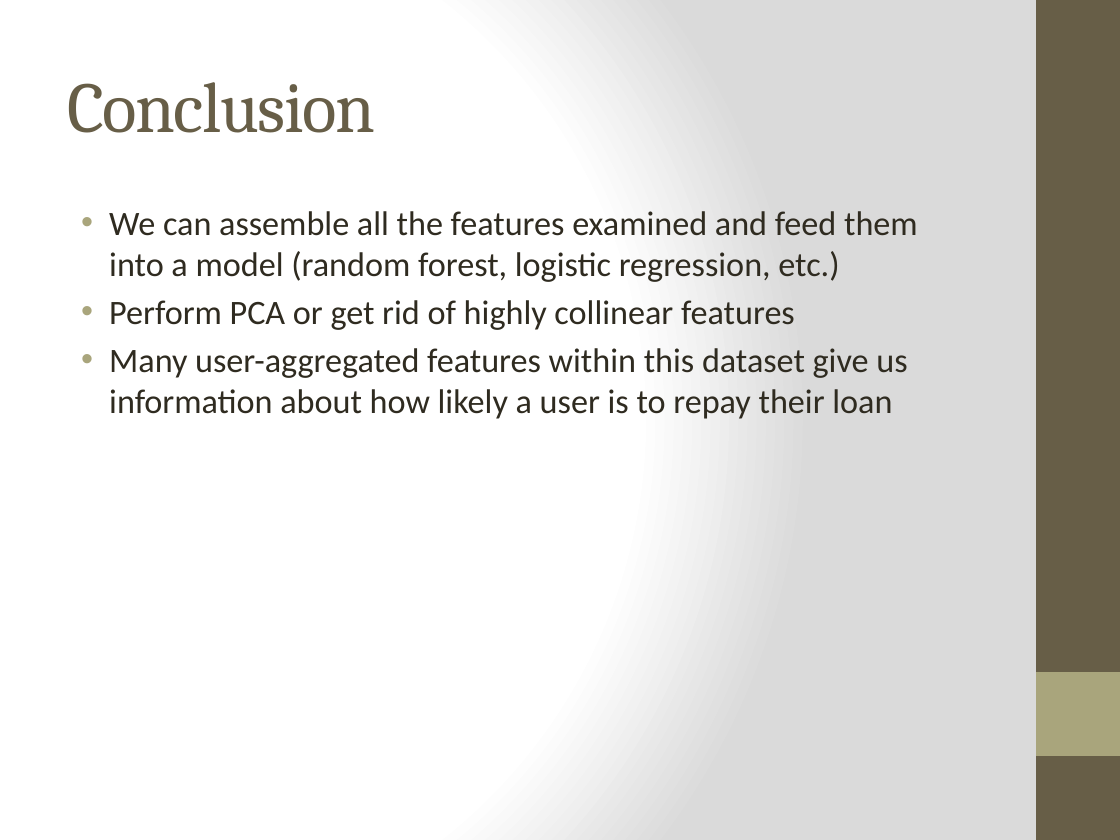
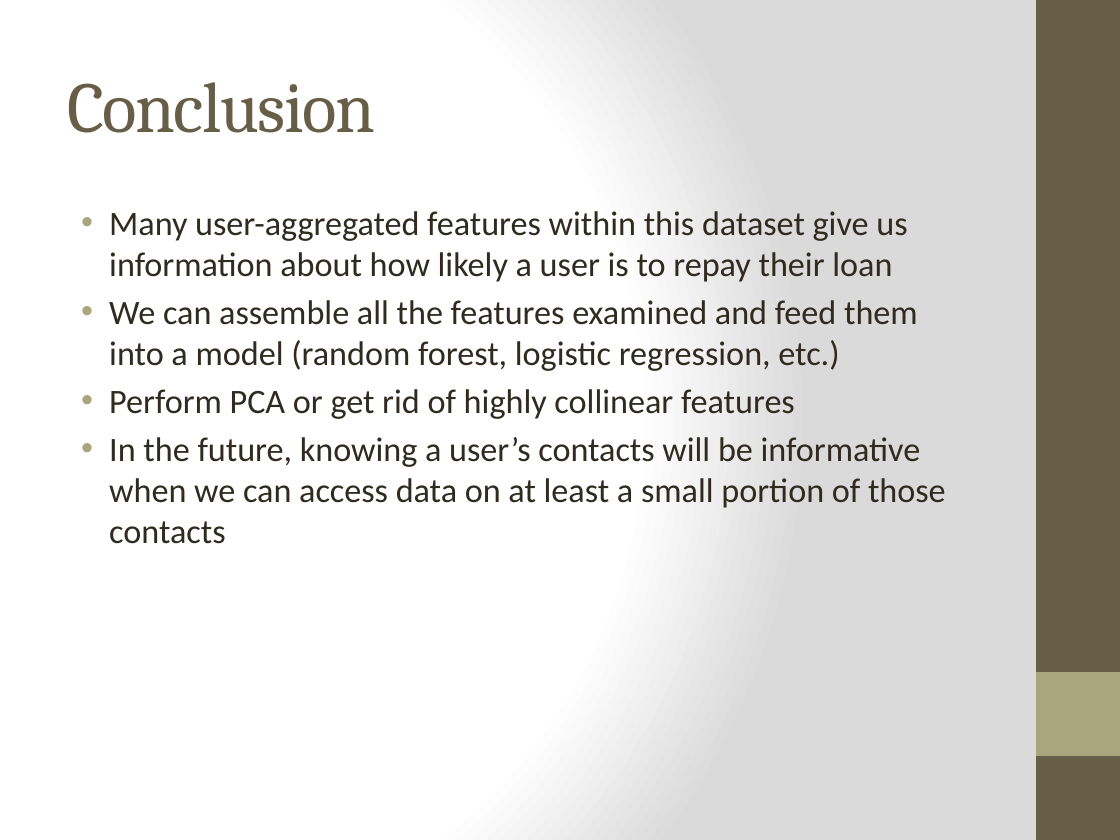
Before and after one commit to jgollub1/branch_project, a slide deck: slide 9 of branch_presentation.pptx. Drawn at 1120x840 pixels with LibreOffice and Linux fonts; fonts in the diff are those of the drawing. Boxes give left, top, right and bottom in pixels: in the first picture for what was removed or moved away, otherwise in the second. Text is boxed around its words. In the diff, an @@ line names an element or a change of style, - is before the commit and + after.

Commit message:
updated text

```diff
--- a/branch_presentation.pptx
+++ b/branch_presentation.pptx
@@ text at box(109, 211, 907, 282): paragraph added @@
+• Many user-aggregated features within this dataset give us information about how likely a user is to repay their loan
@@ text at box(109, 437, 946, 544): text changed @@
-• Many user-aggregated features within this dataset give us information about how likely a user is to repay their loan
+• In the future, knowing a user’s contacts will be informative when we can access data on at least a small portion of those contacts
```
